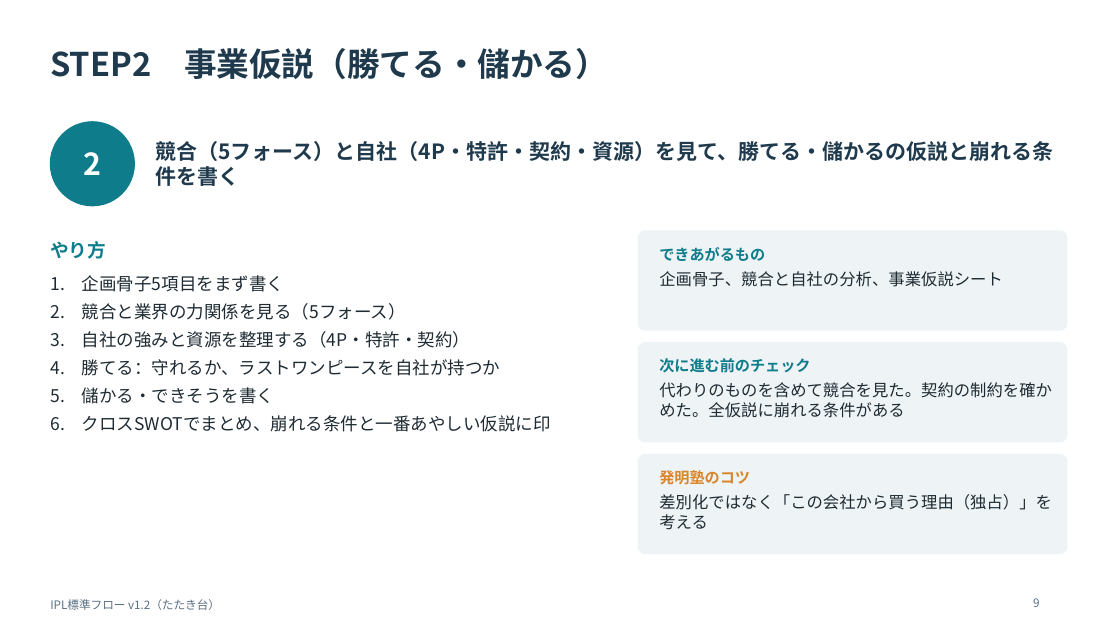
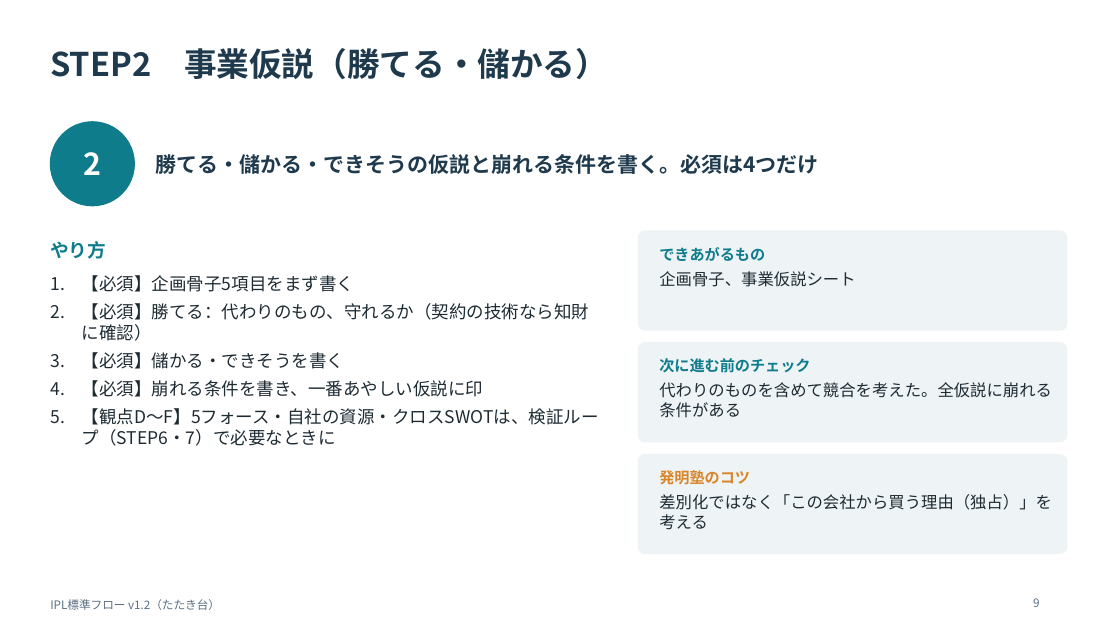
Before and after one commit to utpm6342836-cloud/IPL, a slide deck: slide 9 of deliverables/IPL標準フロー_説明資料_v1.2.pptx. Drawn at 1120x630 pixels with LibreOffice and Linux fonts; fonts in the diff are those of the drawing. Boxes give left, top, right and bottom in pixels: in the first picture for what was removed or moved away, otherwise in the second. Text is boxed around its words. In the diff, an @@ line names an element or a change of style, - is before the commit and + after.

```diff
--- a/deliverables/IPL標準フロー_説明資料_v1.2.pptx
+++ b/deliverables/IPL標準フロー_説明資料_v1.2.pptx
@@ text at (x1=155, y1=154, x2=818, y2=174): text changed @@
-競合（5フォース）と自社（4P・特許・契約・資源）を見て、勝てる・儲かるの仮説と崩れる条件を書く
+勝てる・儲かる・できそうの仮説と崩れる条件を書く。必須は4つだけ
@@ text at (x1=82, y1=275, x2=599, y2=446): text changed @@
-1. 企画骨子5項目をまず書く
-2. 競合と業界の力関係を見る（5フォース）
-3. 自社の強みと資源を整理する（4P・特許・契約）
-4. 勝てる：守れるか、ラストワンピースを自社が持つか
-5. 儲かる・できそうを書く
-6. クロスSWOTでまとめ、崩れる条件と一番あやしい仮説に印
+1. 【必須】企画骨子5項目をまず書く
+2. 【必須】勝てる：代わりのもの、守れるか（契約の技術なら知財に確認）
+3. 【必須】儲かる・できそうを書く
+4. 【必須】崩れる条件を書き、一番あやしい仮説に印
+5. 【観点D〜F】5フォース・自社の資源・クロスSWOTは、検証ループ（STEP6・7）で必要なときに
@@ text at (x1=659, y1=271, x2=855, y2=287): text changed @@
-企画骨子、競合と自社の分析、事業仮説シート
+企画骨子、事業仮説シート
@@ text at (x1=659, y1=382, x2=1052, y2=418): text changed @@
-代わりのものを含めて競合を見た。契約の制約を確かめた。全仮説に崩れる条件がある
+代わりのものを含めて競合を考えた。全仮説に崩れる条件がある
```
Also in this commit, not shown: 2 other slides changed, 25 other files.
